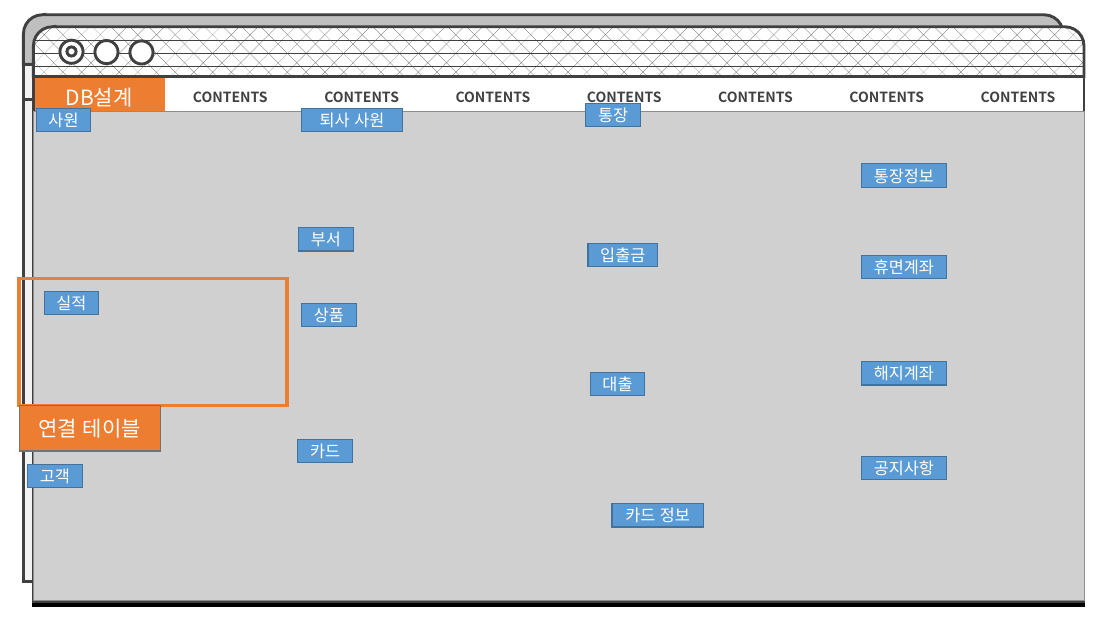
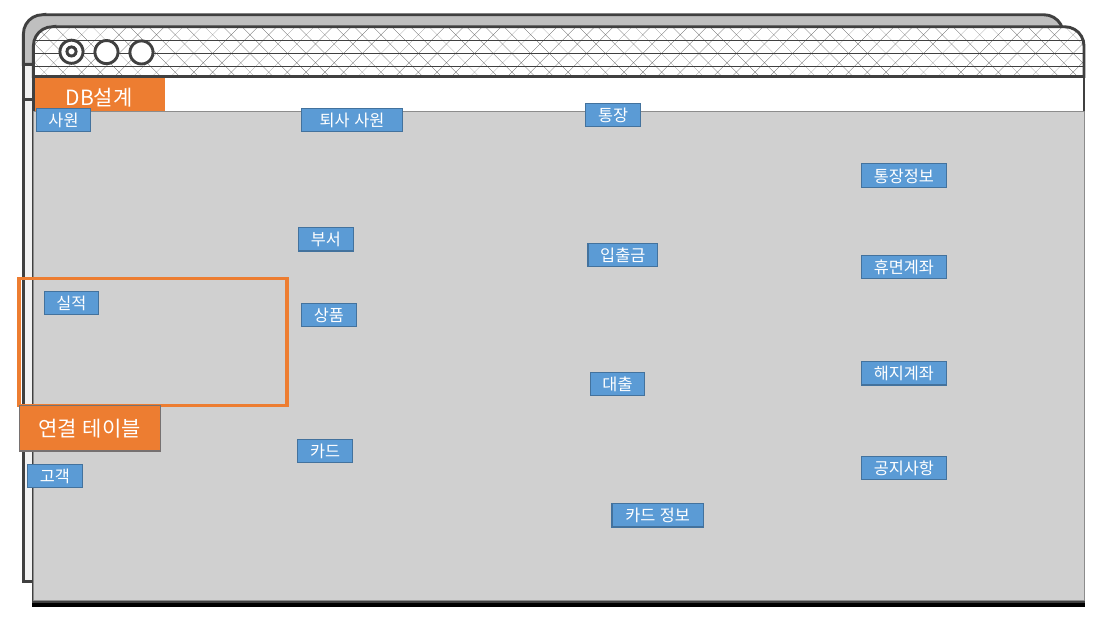
Before and after one commit to DaeguIT-MinSuKim/yi_java3st_2team, a slide deck: slide 6 of file/ppt.pptx. Drawn at 1120x630 pixels with LibreOffice and Linux fonts; fonts in the diff are those of the drawing; grey boxes stand for pictures. Boxes give left, top, right and bottom in pixels: in the first picture for what was removed or moved away, otherwise in the second. Text is boxed around its words. In the diff, an @@ line names an element or a change of style, - is before the commit and + after.

```diff
--- a/file/ppt.pptx
+++ b/file/ppt.pptx
@@ table at <box>34,77,1082,114</box> @@
-row 1: DB설계 | CONTENTS | CONTENTS | CONTENTS | CONTENTS | CONTENTS | CONTENTS | CONTENTS
+row 1: DB설계 |  |  |  |  |  |  | 
```
Also in this commit, not shown: 8 other slides changed.
